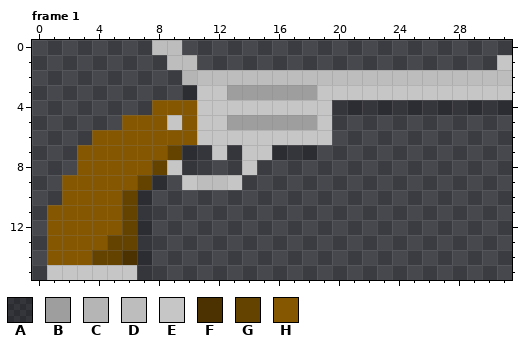
Pixel-art file, stored at Sprites/Guns/W_09_Magnum.aseprite. That is the earlier state.
32x16 pixels, 5 frames. Colours within 5 levels of each other are drawn and written as one. Shown: frame 1.
Palette (. is transparent): A #0000003f  B #9e9e9e  C #b5b5b5  D #bdbdbd  E #c6c6c6  F #4c3200  G #644200  H #845700
Once edited:
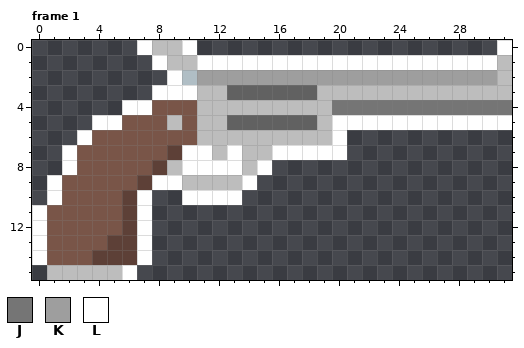
Colours new in this view: J #757575  K #9e9e9e  L #ffffff
From old to new:
layer "Layer 2" added
Colour B changes from #9e9e9e to #616161.
Colour C changes from #b5b5b5 to #b0bec5.
Colour G changes from #644200 to #5d4037.
Colour H changes from #845700 to #795548.
Frame 1, layers "Layer 1", "Layer 2":
The author changed colour E to colour D in row 1 at x 31; in row 3 at x 11 to 12 and 19 to 31; in row 4 at x 11 to 19; in row 5 at x 9, 11 to 12 and 19; in row 6 at x 11 to 19; in row 7 at x 12 and 14 to 15.
The author changed colour E to colour D in row 8 at x 9 and 14; in row 9 at x 10 and 13; in row 15 at x 1 to 5.
The author changed colour F to colour G in row 14 at x 6.
The author changed colour A to colour J in row 4 at x 20 to 31.
The author changed colour D to colour K in row 2 at x 11 to 30.
Colour L now appears in row 0 at x 7, 10 and 31; in row 1 at x 8 and 11 to 30; in row 2 at x 9; in row 3 at x 8 to 9; in row 4 at x 6 to 7; in row 5 at x 4 to 5 and 20 to 31.
Colour L now appears in row 6 at x 3 and 20; in row 7 at x 2 and 19 to 20; in row 8 at x 2, 11 to 13 and 15; in row 9 at x 1, 9 and 14; in row 10 at x 1 and 10 to 13; in rows 11 to 14 at x 0.
The author changed colour A to colour L in row 3 at x 10; in row 7 at x 10 to 11, 13 and 16 to 18; in row 8 at x 10; in row 9 at x 8; in rows 10 to 14 at x 7.
The author changed colour E to colour L in row 15 at x 6.
Colour A is gone in row 15 at x 7.
Changed places in both pictures, as pixel boxes (x1, y1, x2, y2):
changed: (32, 40, 512, 280)
